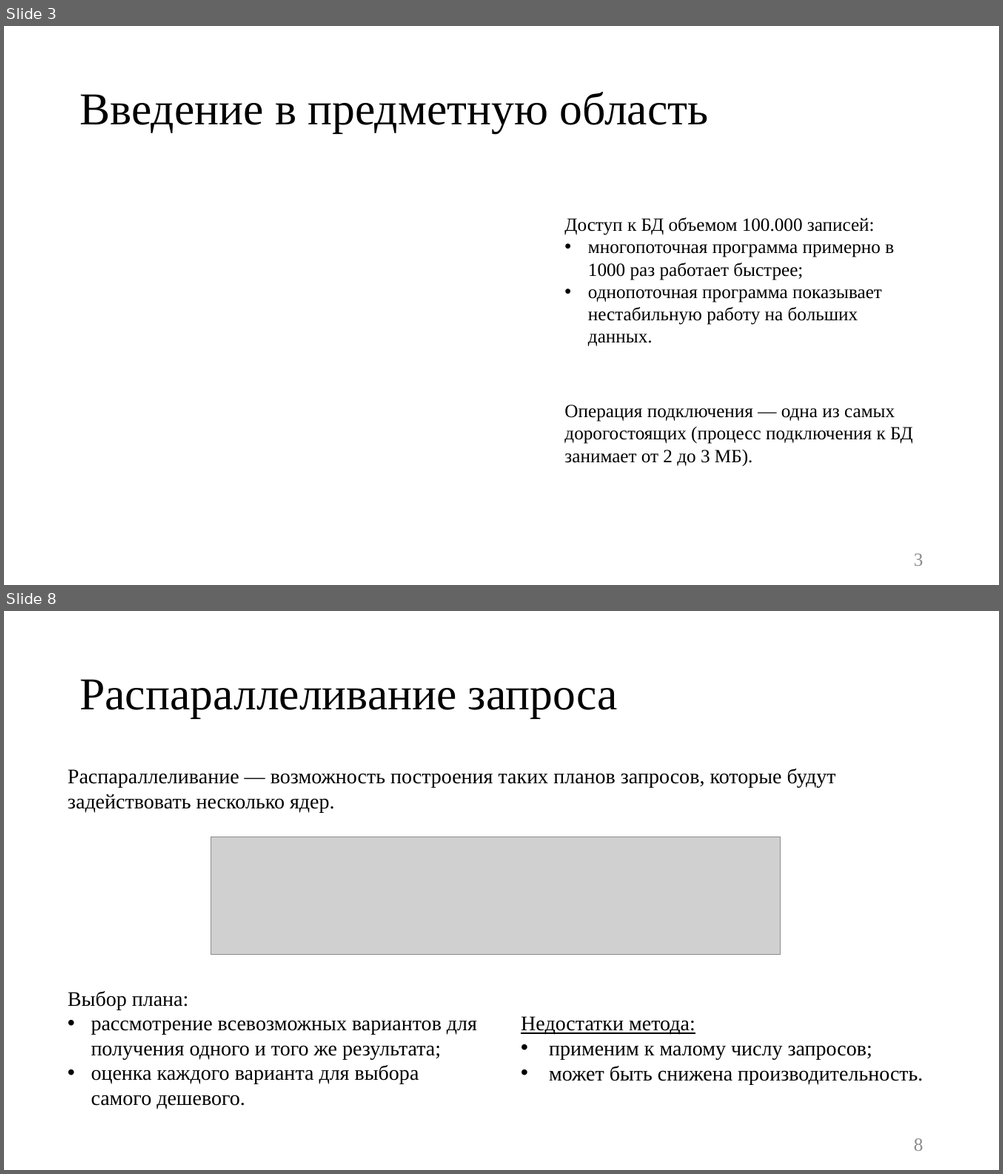
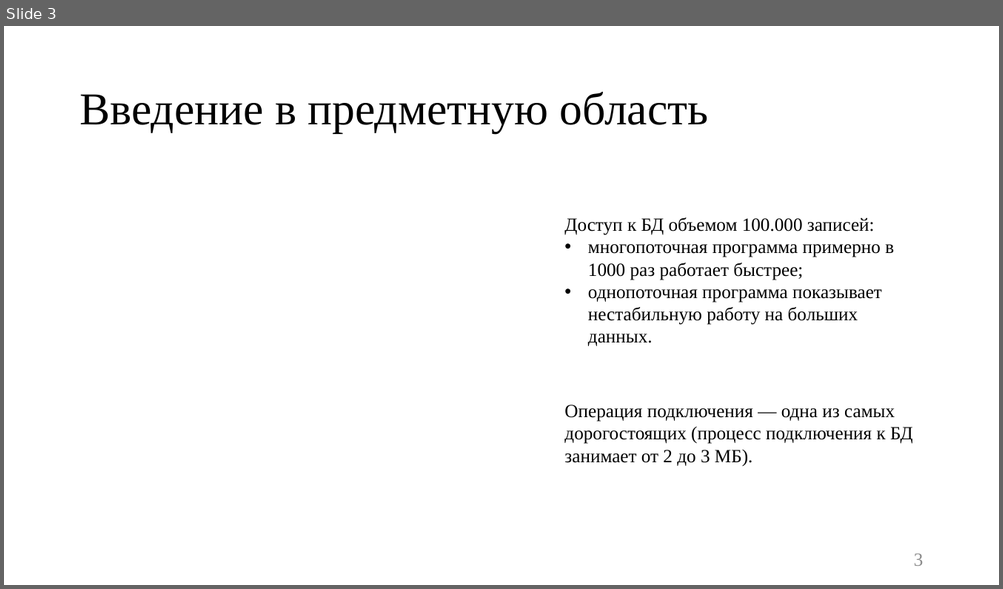
Before and after one commit to platosha-git/Diplom-theory, a slide deck: Презентация.pptx. Shown one above the other, each under a label of ours: slides 3 and 8 before the commit, slide 3 after it; the slides between them are not shown. The pictures are 1003x1174 and 1003x589 pixels, drawn with LibreOffice and Linux fonts; fonts in the diff are those of the drawing; grey boxes stand for pictures. Boxes give left, top, right and bottom in pixels: in the first picture for what was removed or moved away, otherwise in the second. Text is boxed around its words. In the diff, an @@ line names an element or a change of style, - is before the commit and + after.

```diff
--- a/Презентация.pptx
+++ b/Презентация.pptx
@@ slide 8 removed at (x1=4, y1=611, x2=999, y2=1170), background #FFFFFF @@
@@ title removed at (x1=79, y1=679, x2=617, y2=718) @@
-Распараллеливание запроса
@@ text removed at (x1=68, y1=769, x2=836, y2=812) @@
-Распараллеливание — возможность построения таких планов запросов, которые будут задействовать несколько ядер.
@@ picture removed at (x1=210, y1=837, x2=780, y2=954) @@
@@ text removed at (x1=68, y1=991, x2=477, y2=1110) @@
-Выбор плана:
-• рассмотрение всевозможных вариантов для получения одного и того же результата;
-• оценка каждого варианта для выбора самого дешевого.
@@ text removed at (x1=521, y1=1017, x2=922, y2=1085) @@
-Недостатки метода:
-• применим к малому числу запросов;
-• может быть снижена производительность.
@@ page number removed at (x1=913, y1=1139, x2=923, y2=1151) @@
-8
```
Also in this commit, not shown: 12 slides changed, 2 slides added, 3 other slides removed, 20 other files.
